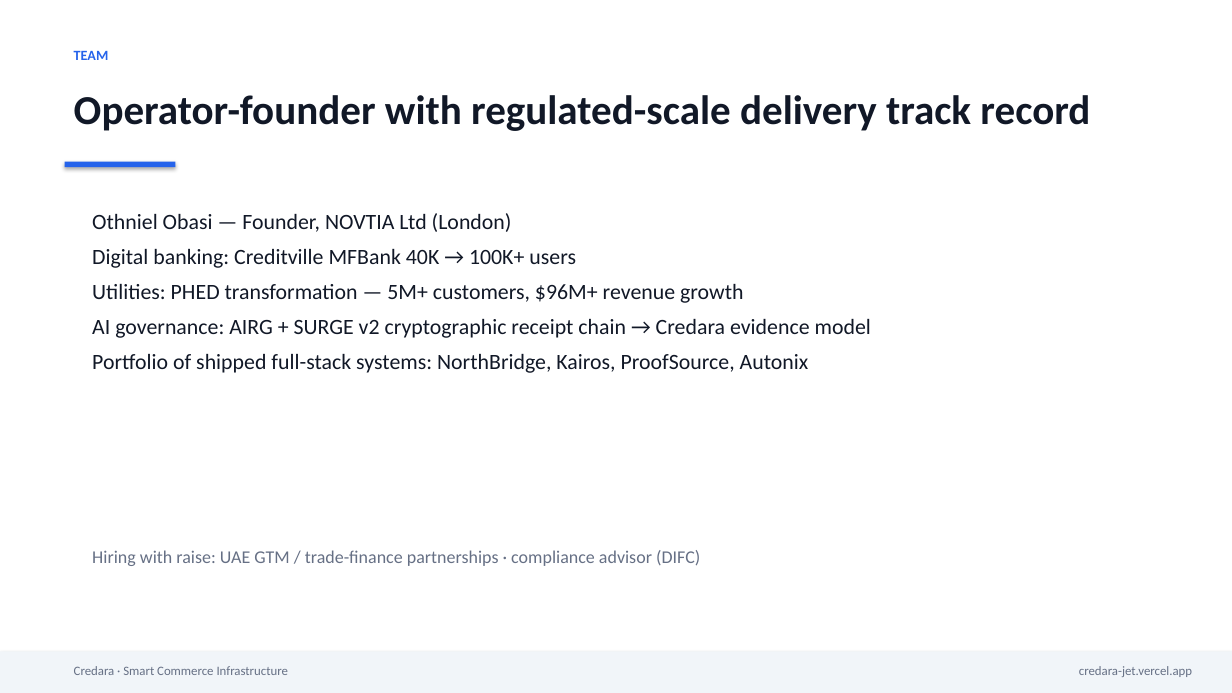
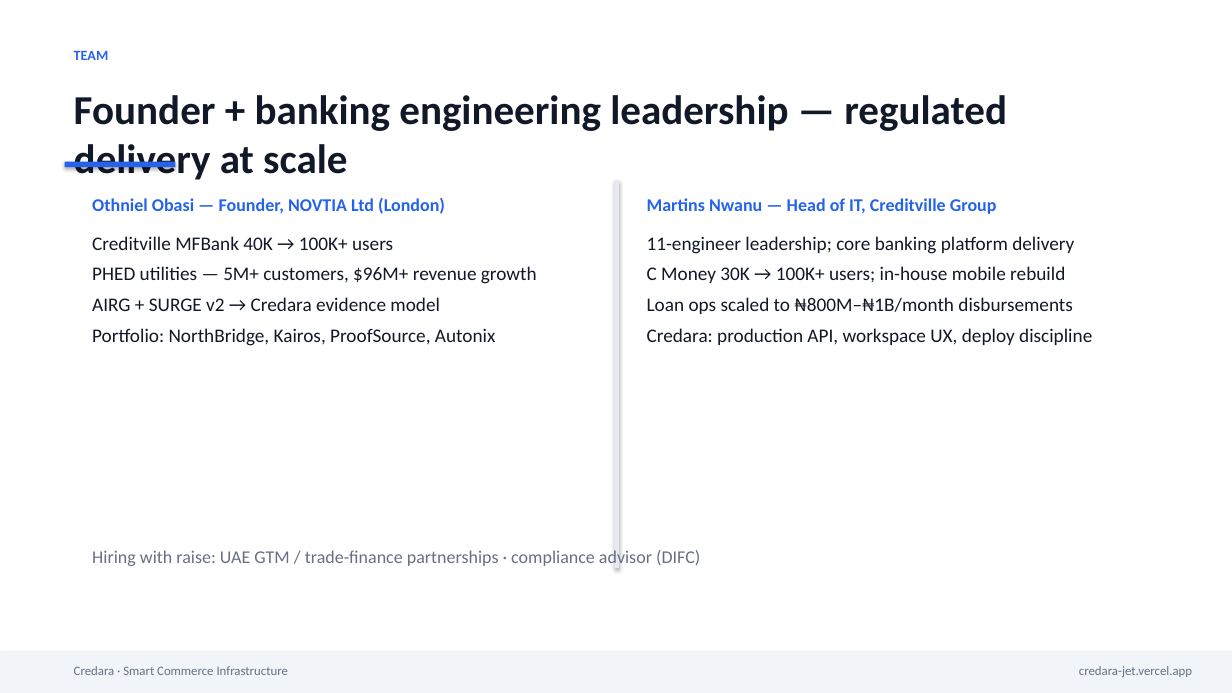
Before and after one commit to othnielObasi/credara, a slide deck: slide 12 of docs/Credara_Investor_Deck.pptx. Drawn at 1232x693 pixels with LibreOffice and Linux fonts; fonts in the diff are those of the drawing. Boxes give left, top, right and bottom in pixels: in the first picture for what was removed or moved away, otherwise in the second. Text is boxed around its words. In the diff, an @@ line names an element or a change of style, - is before the commit and + after.

Commit message:
Add Martins Nwanu to team pitch and submission materials.
Two-founder team slide in judge and investor decks; SUBMISSION section 1 updated with Creditville IT leadership credentials.

```diff
--- a/docs/Credara_Investor_Deck.pptx
+++ b/docs/Credara_Investor_Deck.pptx
@@ text at (x1=74, y1=95, x2=1007, y2=180): text changed @@
-Operator-founder with regulated-scale delivery track record
+Founder + banking engineering leadership — regulated delivery at scale
@@ text added at (x1=92, y1=198, x2=445, y2=214), 14 pt, text #2563EB, bold @@
+Othniel Obasi — Founder, NOVTIA Ltd (London)
@@ rectangle added at (x1=615, y1=180, x2=619, y2=568), fill #E7EAF1 @@
@@ text added at (x1=647, y1=198, x2=997, y2=214), 14 pt, text #2563EB, bold @@
+Martins Nwanu — Head of IT, Creditville Group
@@ text at (x1=92, y1=236, x2=537, y2=346): text changed; size 17 to 15 pt @@
-Othniel Obasi — Founder, NOVTIA Ltd (London)
-Digital banking: Creditville MFBank 40K → 100K+ users
-Utilities: PHED transformation — 5M+ customers, $96M+ revenue growth
-AI governance: AIRG + SURGE v2 cryptographic receipt chain → Credara evidence model
-Portfolio of shipped full-stack systems: NorthBridge, Kairos, ProofSource, Autonix
+Creditville MFBank 40K → 100K+ users
+PHED utilities — 5M+ customers, $96M+ revenue growth
+AIRG + SURGE v2 → Credara evidence model
+Portfolio: NorthBridge, Kairos, ProofSource, Autonix
@@ text added at (x1=647, y1=236, x2=1092, y2=345), 15 pt, text #111827 @@
+11-engineer leadership; core banking platform delivery
+C Money 30K → 100K+ users; in-house mobile rebuild
+Loan ops scaled to ₦800M–₦1B/month disbursements
+Credara: production API, workspace UX, deploy discipline
```
Also in this commit, not shown: 1 other slide changed, 3 other files.
